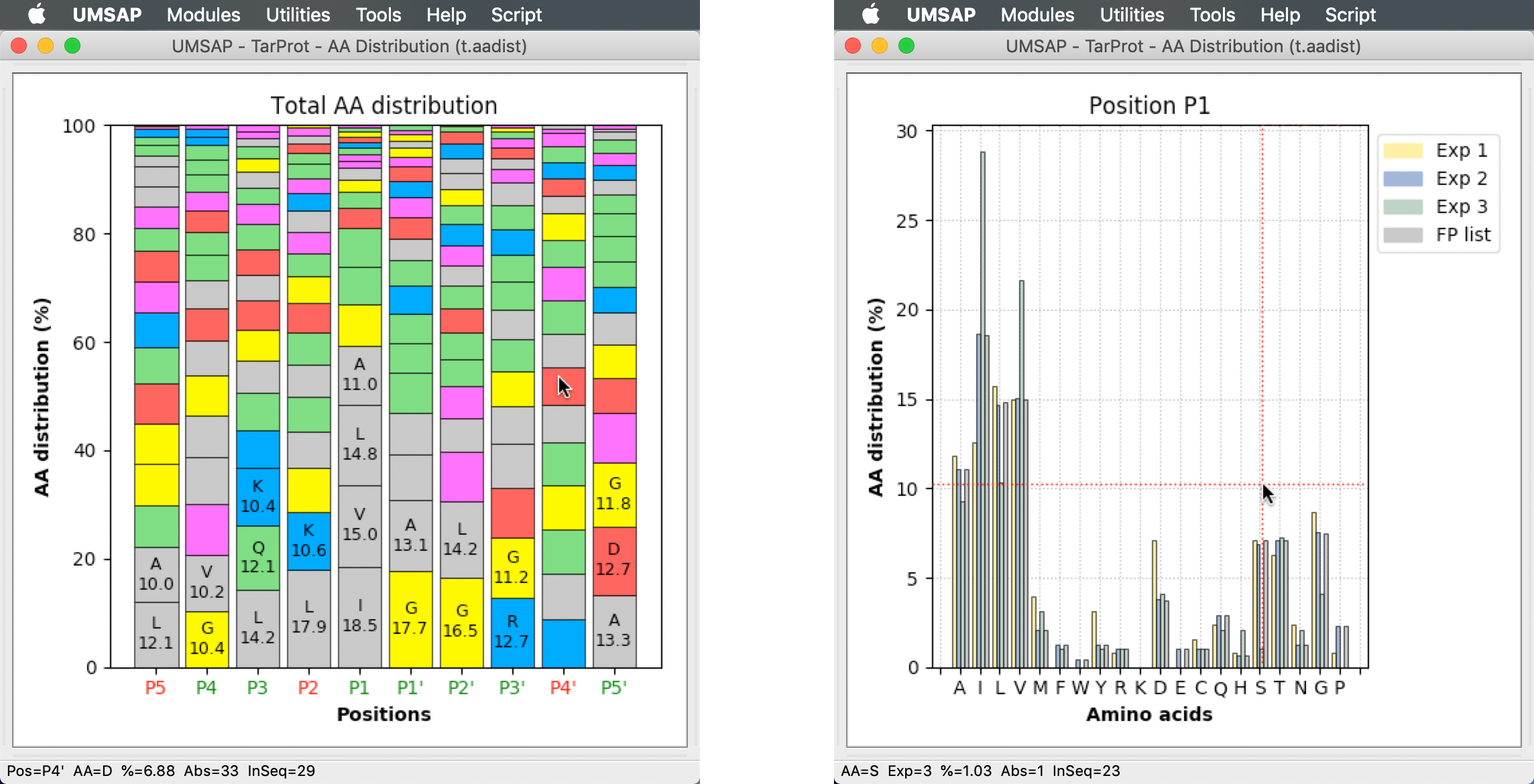
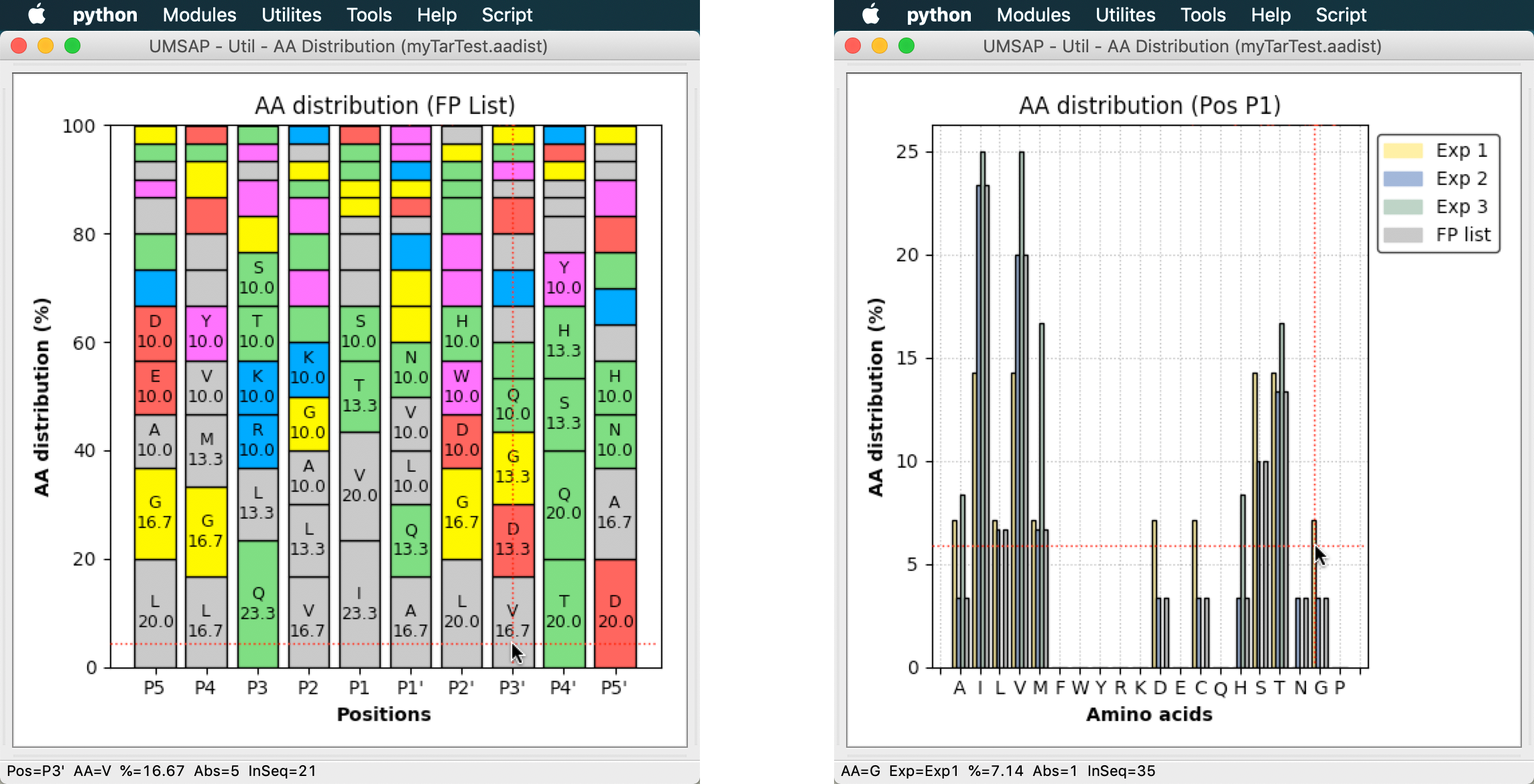
Revision of a layered 1534px x 784px image; what changed, layer by layer:
renamed "Pasted Layer #1" to "Pasted Layer #3", painted on it over (834, 0, 1534, 784)
renamed "Pasted Layer" to "Pasted Layer #2", painted on it over (0, 0, 700, 784)
